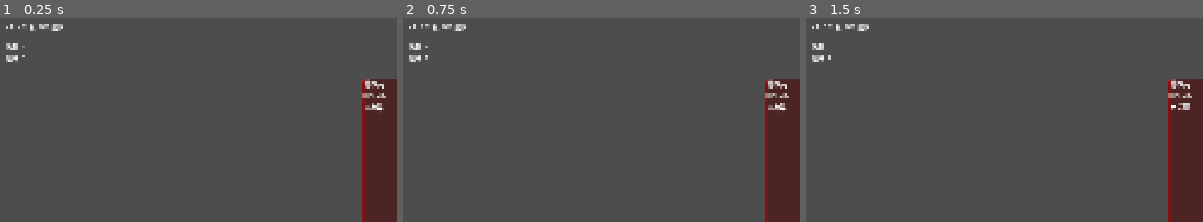
Above: before the commit, frames 1-3 (left to right).
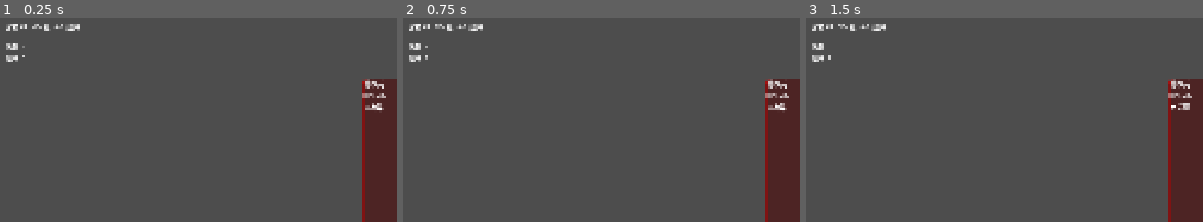
Above: after the commit, the same moments.

Repository: adam2046/three-kingdoms-deckbuilder
Game: Godot game, scene res://scenes/main.tscn
Same seed, same stepped clock (60 frames per second), same inputs: the game is played once before the commit and once after it.
Inputs:
- Up to frame 1 (0.25 s): no input
- Up to frame 2 (0.75 s): click "結束回合" at 0.5 s
- Up to frame 3 (1.5 s): click "結束回合" at 1.25 s
The pictures show only the part of the screen within x 0-50%, y 0-50%; the shares and areas given below are measured in that part.

The runs differ from the first frame. In frame 1, 0.5% of the frame differs, in the area x 1-21%, y 2-7%; in frame 2, 0.5%; in frame 3, 0.5%.

Commit message:
feat: hero skill system + 3 starter heroes (Zhao Yun, Cao Cao, Sun Quan)
- Skill framework with hooks: on_damage_taken, can_substitute, activate
- 趙雲 龍膽: card substitution (殺↔閃)
- 曹操 奸雄: draw 1 card when taking damage
- 孫權 制衡: discard hand to redraw (once per turn, skill button)
- Hero name display in top bar
- Switch heroes by changing _load_test_hero('hero_id')

Diff:
--- a/scenes/battle/battle.tscn
+++ b/scenes/battle/battle.tscn
@@ -25,6 +25,10 @@
 offset_top = 16.0
 offset_right = 1900.0
 offset_bottom = 56.0
+
+[node name="HeroLabel" type="Label" parent="UI/TopBar"]
+layout_mode = 2
+text = "趙雲"
 
 [node name="HPLabel" type="Label" parent="UI/TopBar"]
 layout_mode = 2
@@ -84,6 +88,14 @@
 offset_bottom = 960.0
 text = "結束回合"
 
+[node name="SkillBtn" type="Button" parent="UI"]
+layout_mode = 0
+offset_left = 1500.0
+offset_top = 900.0
+offset_right = 1680.0
+offset_bottom = 960.0
+text = "技能"
+
 [node name="EnemyArea" type="Control" parent="."]
 layout_mode = 0
 offset_left = 560.0
--- a/scripts/battle/battle_manager.gd
+++ b/scripts/battle/battle_manager.gd
@@ -38,8 +38,97 @@
 var equipment_slots: Dictionary = {}     # weapon, armor, horse_plus, horse_minus
 var follower: Follower = null            # Max 1 ally
 
+# -- Skill state --
+var skill_used_this_turn: Dictionary = {}  # e.g. {"zhiheng": true}
+
 # -- Enemies --
 var enemies: Array = []       # Array of EnemyData/Node references
+
+
+# ============================================================
+#  HERO SKILL SYSTEM
+# ============================================================
+
+## Skill hooks — called at specific points in the battle flow.
+## Each checks player_hero.id and dispatches to the right implementation.
+
+func _on_damage_taken(amount: int, source = null) -> void:
+    ## Called after the player takes damage. Hero skills can react.
+    match player_hero.id:
+        "cao_cao":
+            _skill_jianxiong(source)
+
+
+func _can_substitute(card: CardData, as_sub_type: CardData.SubType) -> bool:
+    ## Check if a card can be played as a different sub-type.
+    ## Used by skills like 龍膽 (殺↔閃), 武聖 (red→殺), 傾國 (black→閃), etc.
+    match player_hero.id:
+        "zhao_yun":
+            return _skill_longdan_check(card, as_sub_type)
+    return false
+
+
+func _get_substitute_card(card: CardData, as_sub_type: CardData.SubType) -> CardData:
+    ## Return a copy of the card treated as the substitute type.
+    ## Doesn't modify the original — caller decides whether to use it.
+    var sub := card.duplicate()
+    sub.sub_type = as_sub_type
+    match as_sub_type:
+        CardData.SubType.SLASH:
+            sub.damage = 1
+            sub.name_zh = "殺"
+        CardData.SubType.DODGE:
+            sub.block = 1
+            sub.name_zh = "閃"
+    return sub
+
+
+func _has_active_skill() -> bool:
+    ## Returns true if the hero has a skill the player can activate now.
+    match player_hero.id:
+        "sun_quan":
+            return not skill_used_this_turn.get("zhiheng", false) and not hand.is_empty()
+    return false
+
+
+func _activate_skill(skill_name: String) -> bool:
+    ## Activate a hero's active skill. Returns true if successful.
+    match skill_name:
+        "zhiheng":
+            return _skill_zhiheng()
+    return false
+
+
+# --- Individual skill implementations ---
+
+func _skill_jianxiong(source = null) -> void:
+    ## 曹操 奸雄: when damaged, gain a copy of the attacker's last used card.
+    ## For now: draw 1 extra card as compensation.
+    draw_cards(1)
+
+
+func _skill_longdan_check(card: CardData, as_sub_type: CardData.SubType) -> bool:
+    ## 趙雲 龍膽: 殺 can be used as 閃, 閃 can be used as 殺.
+    if card.sub_type == CardData.SubType.SLASH and as_sub_type == CardData.SubType.DODGE:
+        return true
+    if card.sub_type == CardData.SubType.DODGE and as_sub_type == CardData.SubType.SLASH:
+        return true
+    return false
+
+
+func _skill_zhiheng() -> bool:
+    ## 孫權 制衡: discard any number of cards, draw that many. Once per turn.
+    if skill_used_this_turn.get("zhiheng", false):
+        return false
+    if hand.is_empty():
+        return false
+    # Discard all hand, draw equal amount
+    var count := hand.size()
+    for card in hand.duplicate():
+        discard_card(card)
+    draw_cards(count)
+    skill_used_this_turn["zhiheng"] = true
+    return true
 
 
 func _ready() -> void:
@@ -189,6 +278,7 @@
     energy_used = 0
     wine_active = false
     attack_limit_reached = false
+    skill_used_this_turn.clear()
     hand_size_limit = player_hp  # Reset (may be modified by 克己)
 
 
@@ -369,6 +459,7 @@
 
 func take_damage(amount: int) -> void:
     player_hp = max(0, player_hp - amount)
+    _on_damage_taken(amount)  # Trigger hero skill reactions (e.g. 奸雄)
     if player_hp <= 0:
         # TODO: Check for 桃 rescue opportunity
         battle_ended.emit(false)
--- a/scripts/battle/battle_scene.gd
+++ b/scripts/battle/battle_scene.gd
@@ -8,10 +8,12 @@
 @onready var hand_container: HBoxContainer = $UI/HandContainer
 @onready var energy_label: Label = $UI/TopBar/EnergyLabel
 @onready var hp_label: Label = $UI/TopBar/HPLabel
+@onready var hero_label: Label = $UI/TopBar/HeroLabel
 @onready var phase_label: Label = $UI/TopBar/PhaseLabel
 @onready var deck_label: Label = $UI/DeckInfo/DeckLabel
 @onready var discard_label: Label = $UI/DeckInfo/DiscardLabel
 @onready var end_turn_btn: Button = $UI/EndTurnBtn
+@onready var skill_btn: Button = $UI/SkillBtn
 @onready var enemy_container: HBoxContainer = $EnemyArea/EnemyContainer
 @onready var judgment_display: Control = $UI/JudgmentZone
 @onready var follower_display: Control = $UI/FollowerDisplay
@@ -23,28 +25,44 @@
     battle_manager.phase_changed.connect(_on_phase_changed)
     battle_manager.battle_ended.connect(_on_battle_ended)
     end_turn_btn.pressed.connect(_on_end_turn_pressed)
-
-    # Load test hero for prototyping
-    _load_test_hero()
+    skill_btn.pressed.connect(_on_skill_pressed)
+    skill_btn.visible = false
+
+    # Load test hero for prototyping — change ID to test different heroes
+    _load_test_hero("zhao_yun")  # Options: zhao_yun, cao_cao, sun_quan
     battle_manager.initialize_battle()
     _refresh_ui()
 
 
-func _load_test_hero() -> void:
-    ## Load a test hero for prototyping. Start with 趙雲 (balanced, easy).
+func _load_test_hero(hero_id: String = "zhao_yun") -> void:
     var hero := HeroData.new()
-    hero.id = "zhao_yun"
-    hero.name_zh = "趙雲"
-    hero.name_en = "Zhao Yun"
-    hero.title_zh = "一身是膽"
-    hero.faction = HeroData.Faction.SHU
-    hero.archetype = HeroData.Archetype.BALANCED
-    hero.max_hp = 4
-    hero.skill_1_name_zh = "龍膽"
-    hero.skill_1_desc_zh = "你可以將「殺」當作「閃」使用或打出；你可以將「閃」當作「殺」使用或打出。"
-
-    # Starting deck: 4 殺, 3 閃, 1 桃, 1 酒, 1 過河拆橋 (BALANCED archetype)
-    hero.starting_deck = _create_starter_deck_balanced()
+    hero.id = hero_id
+
+    match hero_id:
+        "zhao_yun":
+            hero.name_zh = "趙雲"
+            hero.max_hp = 4
+            hero.faction = HeroData.Faction.SHU
+            hero.archetype = HeroData.Archetype.BALANCED
+            hero.skill_1_name_zh = "龍膽"
+            hero.skill_1_desc_zh = "殺可當閃，閃可當殺"
+            hero.starting_deck = _create_starter_deck_balanced()
+        "cao_cao":
+            hero.name_zh = "曹操"
+            hero.max_hp = 4
+            hero.faction = HeroData.Faction.WEI
+            hero.archetype = HeroData.Archetype.BALANCED
+            hero.skill_1_name_zh = "奸雄"
+            hero.skill_1_desc_zh = "受傷後摸1張牌"
+            hero.starting_deck = _create_starter_deck_balanced()
+        "sun_quan":
+            hero.name_zh = "孫權"
+            hero.max_hp = 4
+            hero.faction = HeroData.Faction.WU
+            hero.archetype = HeroData.Archetype.BALANCED
+            hero.skill_1_name_zh = "制衡"
+            hero.skill_1_desc_zh = "棄全部手牌，摸等量牌（每回1次）"
+            hero.starting_deck = _create_starter_deck_balanced()
 
     battle_manager.player_hero = hero
 
@@ -132,6 +150,7 @@
     _refresh_stats()
     _refresh_enemies()
     _refresh_follower()
+    _refresh_skill_button()
 
 
 func _refresh_hand() -> void:
@@ -153,6 +172,7 @@
 
 
 func _refresh_stats() -> void:
+    hero_label.text = battle_manager.player_hero.name_zh
     hp_label.text = "HP: %d/%d" % [battle_manager.player_hp, battle_manager.player_max_hp]
     energy_label.text = "殺: %d/%d" % [battle_manager.energy_used, battle_manager.energy]
     if battle_manager.wine_active:
@@ -316,3 +336,21 @@
         print("VICTORY!")
     else:
         print("DEFEAT...")
+
+
+func _refresh_skill_button() -> void:
+    if battle_manager.current_phase == BattleManager.Phase.PLAY:
+        skill_btn.visible = battle_manager._has_active_skill()
+        if skill_btn.visible:
+            match battle_manager.player_hero.id:
+                "sun_quan":
+                    skill_btn.text = "制衡"
+    else:
+        skill_btn.visible = false
+
+
+func _on_skill_pressed() -> void:
+    match battle_manager.player_hero.id:
+        "sun_quan":
+            battle_manager._activate_skill("zhiheng")
+    _refresh_ui()
